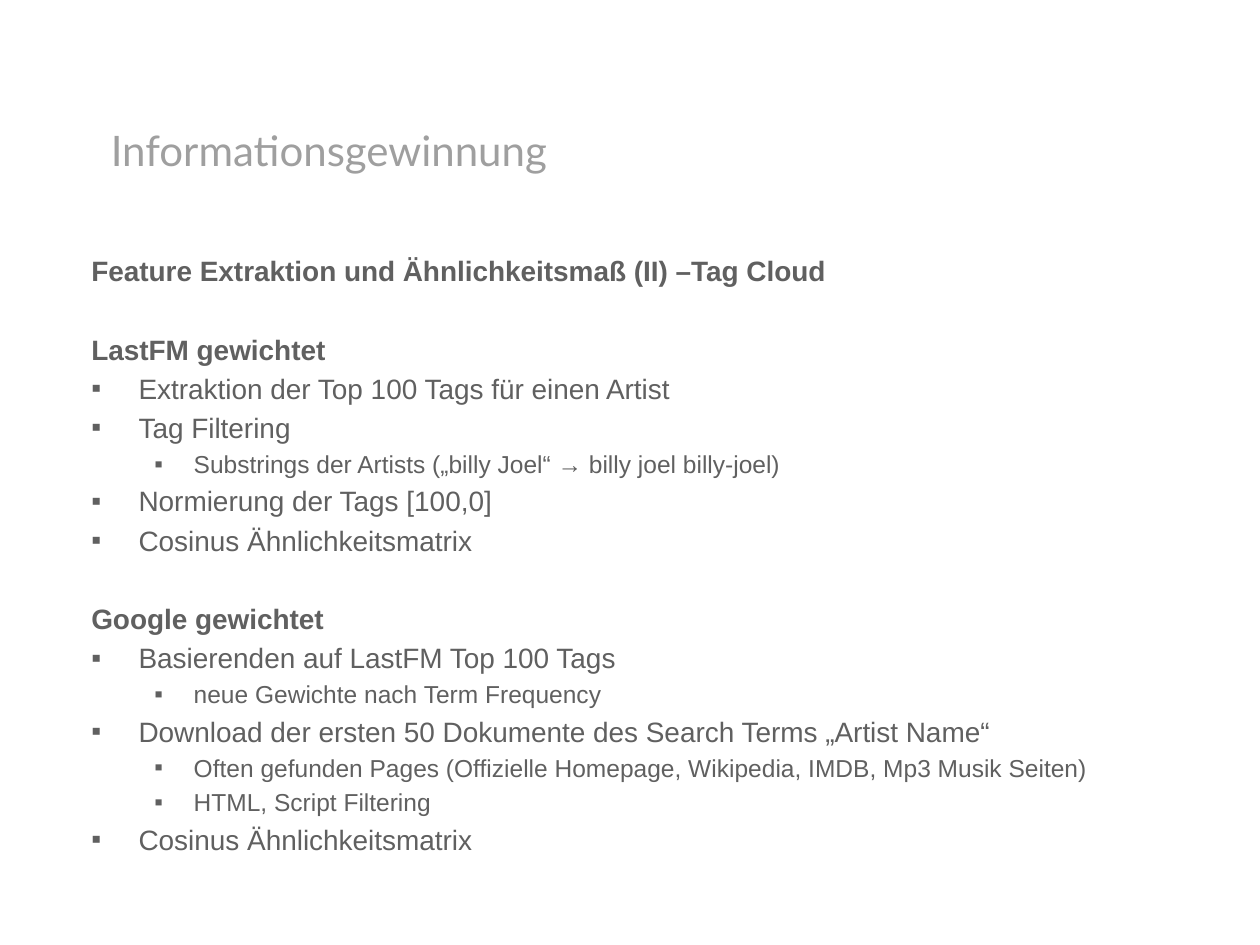
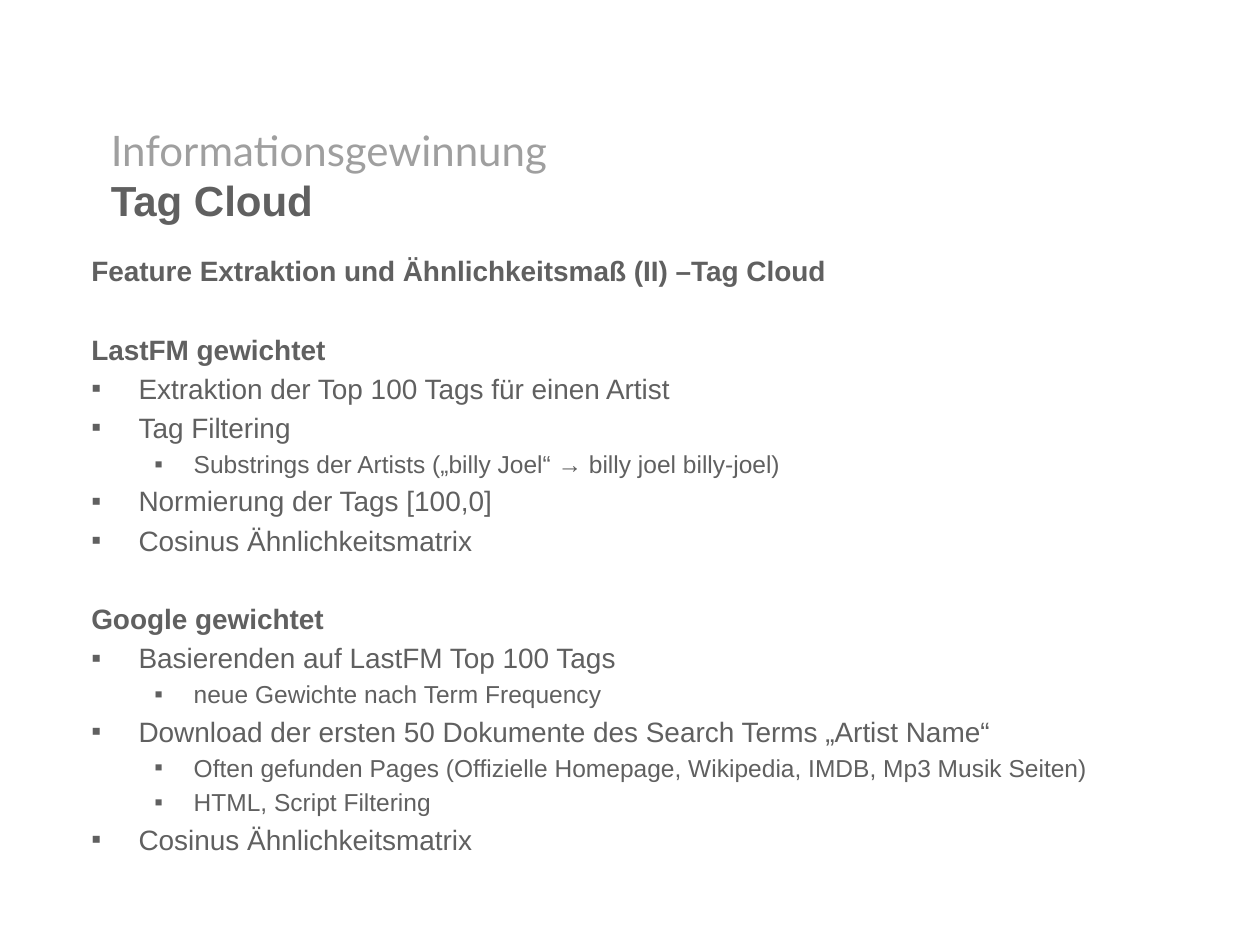
Before and after one commit to ohuguy/mirlastfm, a slide deck: slide 14 of presentation/presentation.pptx. Drawn at 1260x945 pixels with LibreOffice and Linux fonts; fonts in the diff are those of the drawing; background and template pictures are left out. Boxes give left, top, right and bottom in pixels: in the first picture for what was removed or moved away, otherwise in the second. Text is boxed around its words. In the diff, an @@ line names an element or a change of style, - is before the commit and + after.

```diff
--- a/presentation/presentation.pptx
+++ b/presentation/presentation.pptx
@@ text at (111,135,547,225): text changed @@
-Informationsgewinnung
+Informationsgewinnung
+Tag Cloud
```
Also in this commit, not shown: 8 other slides changed.
